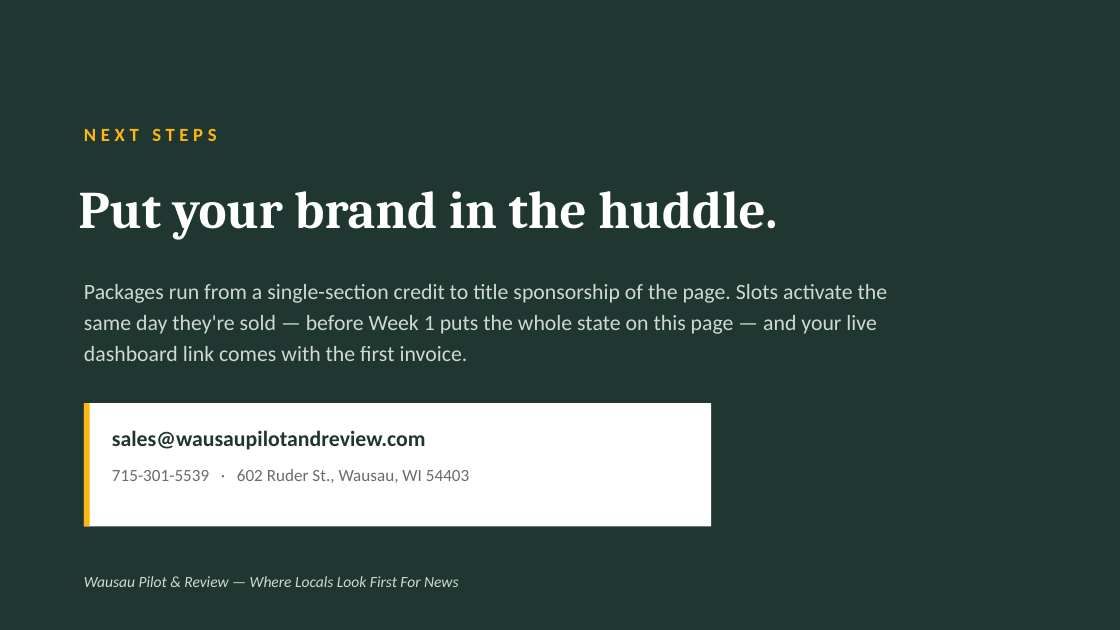
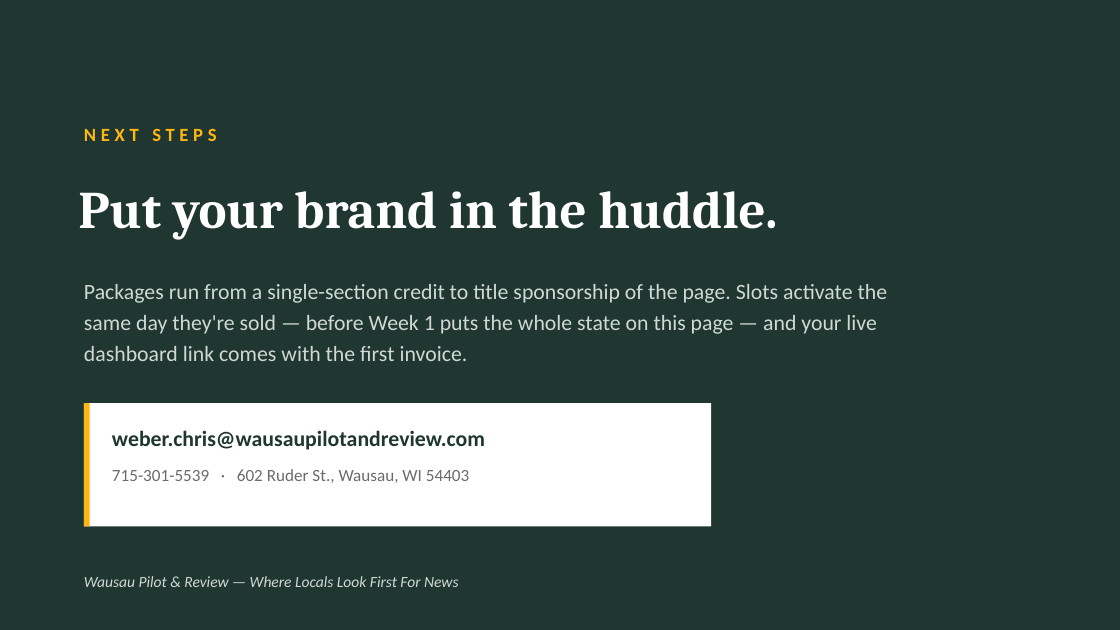
Before and after one commit to RowanFlynnPilot/wpr-packers-tracker, a slide deck: slide 8 of docs/sponsor-deck.pptx. Drawn at 1120x630 pixels with LibreOffice and Linux fonts; fonts in the diff are those of the drawing. Boxes give left, top, right and bottom in pixels: in the first picture for what was removed or moved away, otherwise in the second. Text is boxed around its words. In the diff, an @@ line names an element or a change of style, - is before the commit and + after.

```diff
--- a/docs/sponsor-deck.pptx
+++ b/docs/sponsor-deck.pptx
@@ text at (x1=112, y1=430, x2=485, y2=450): text changed @@
-sales@wausaupilotandreview.com
+weber.chris@wausaupilotandreview.com
```
Also in this commit, not shown: 3 other slides changed, 8 other files.
